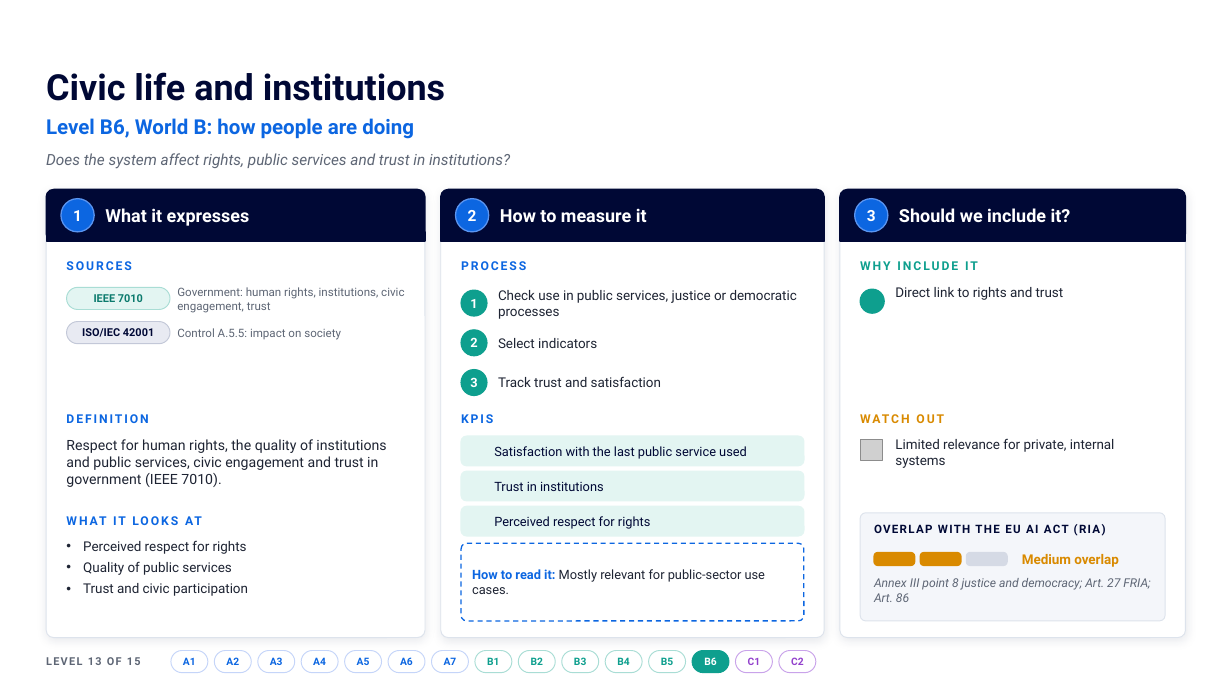
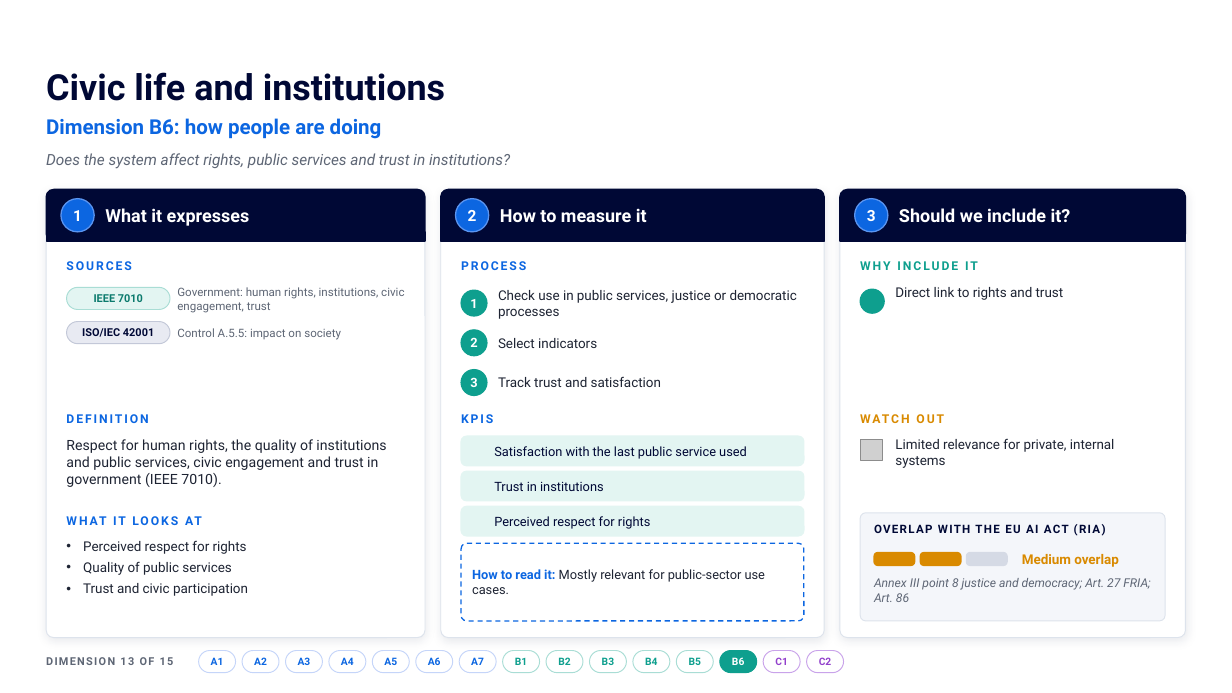
Before and after one commit to Jorge2k1/DTeTect, a slide deck: slide 16 of temp/FRAMEWORK IMPACT ASSESSMENT.pptx. Drawn at 1232x693 pixels with LibreOffice and Linux fonts; fonts in the diff are those of the drawing; grey boxes stand for pictures; background and template pictures are left out. Boxes give left, top, right and bottom in pixels: in the first picture for what was removed or moved away, otherwise in the second. Text is boxed around its words. In the diff, an @@ line names an element or a change of style, - is before the commit and + after.

```diff
--- a/temp/FRAMEWORK IMPACT ASSESSMENT.pptx
+++ b/temp/FRAMEWORK IMPACT ASSESSMENT.pptx
@@ text at (x1=46, y1=118, x2=382, y2=139): text changed @@
-Level B6, World B: how people are doing
+Dimension B6: how people are doing
@@ text at (x1=46, y1=657, x2=174, y2=665): text changed @@
-LEVEL 13 OF 15
+DIMENSION 13 OF 15
@@ 3 texts, 3 rounded rectangles moved together from (x1=345, y1=651, x2=773, y2=673) to (x1=372, y1=651, x2=800, y2=673) @@
@@ 12 texts, 12 rounded rectangles moved together from (x1=171, y1=651, x2=816, y2=673) to (x1=199, y1=651, x2=844, y2=673) @@
```
Also in this commit, not shown: 17 other slides changed.
